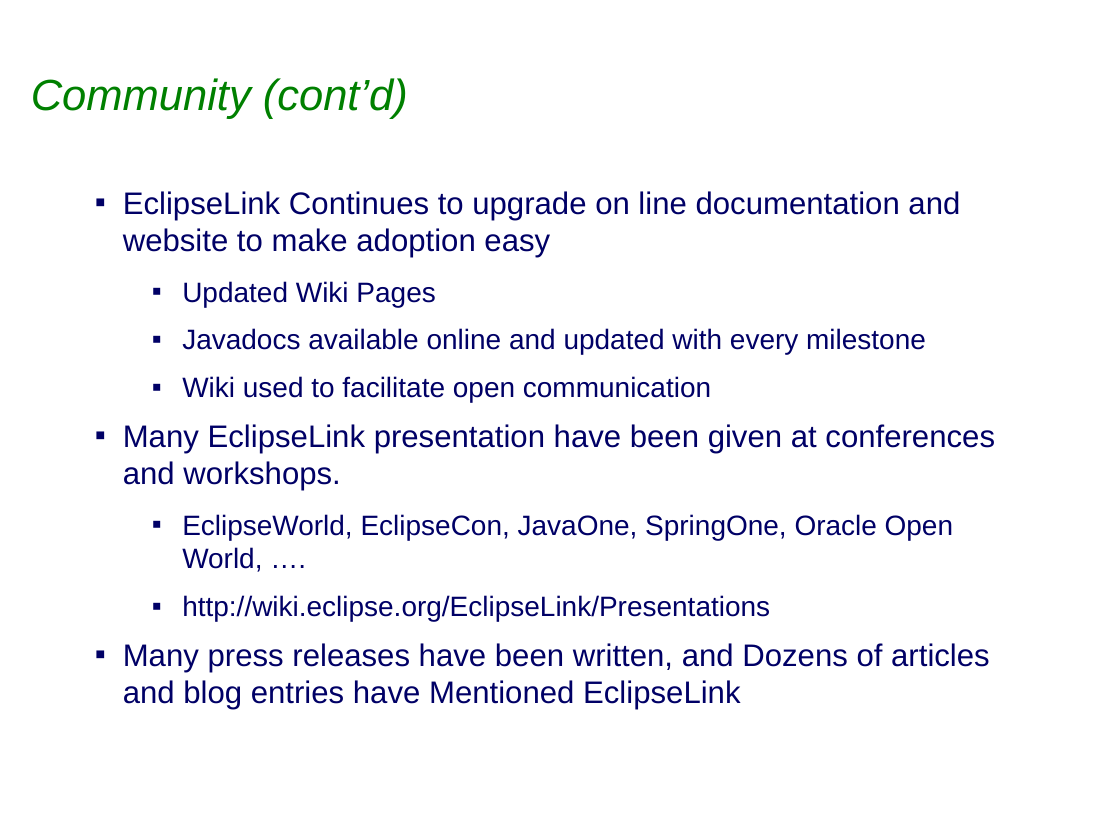
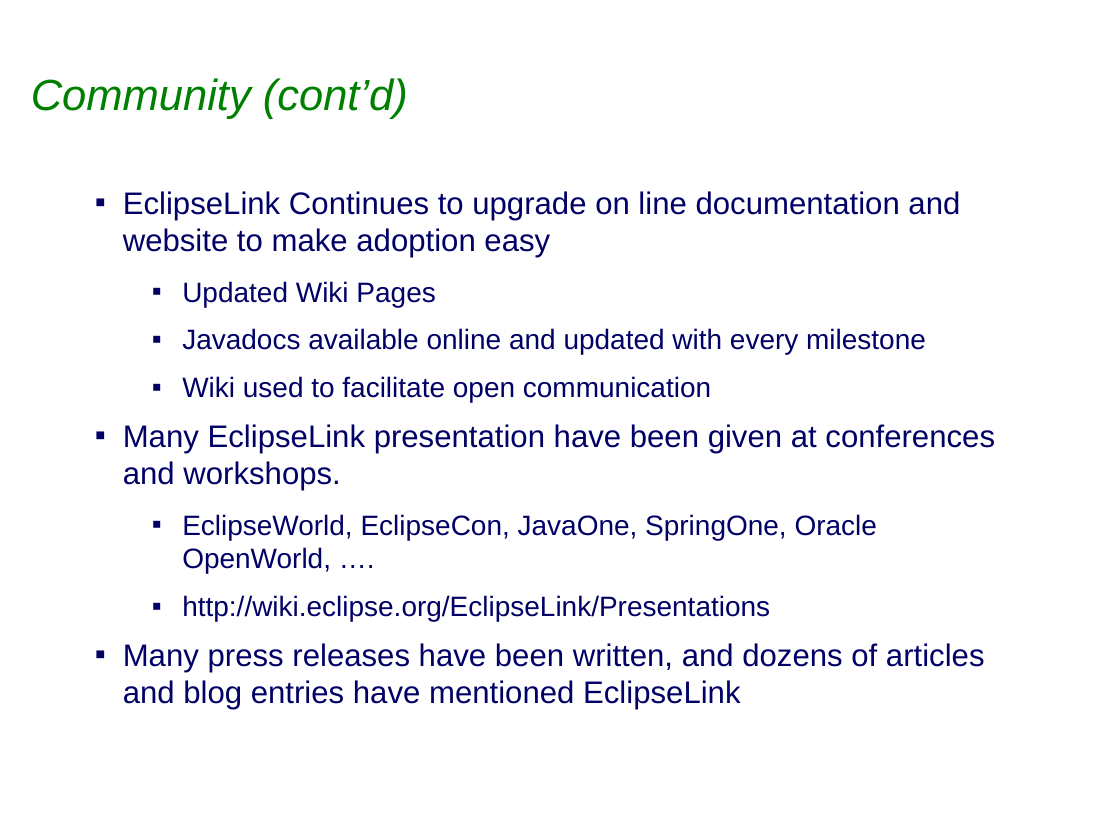
Before and after one commit to bfg-repo-cleaner-demos/eclipselink.runtime-bfg-strip-big-blobs, a slide deck: slide 10 of project-admin/Graduation_Release_Review.ppt. Drawn at 1120x840 pixels with LibreOffice and Linux fonts; fonts in the diff are those of the drawing; background and template pictures are left out. Boxes give left, top, right and bottom in pixels: in the first picture for what was removed or moved away, otherwise in the second. Text is boxed around its words. In the diff, an @@ line names an element or a change of style, - is before the commit and + after.

```diff
--- a/project-admin/Graduation_Release_Review.ppt
+++ b/project-admin/Graduation_Release_Review.ppt
@@ text at box(182, 514, 877, 574): spaces changed @@
-  ▪ EclipseWorld, EclipseCon, JavaOne, SpringOne, Oracle Open World, ….
+  ▪ EclipseWorld, EclipseCon, JavaOne, SpringOne, Oracle OpenWorld, ….
@@ text at box(123, 643, 985, 709): text changed @@
-▪ Many press releases have been written, and Dozens of articles and blog entries have Mentioned EclipseLink
+▪ Many press releases have been written, and dozens of articles and blog entries have mentioned EclipseLink
```
Also in this commit, not shown: 4 other slides changed.
